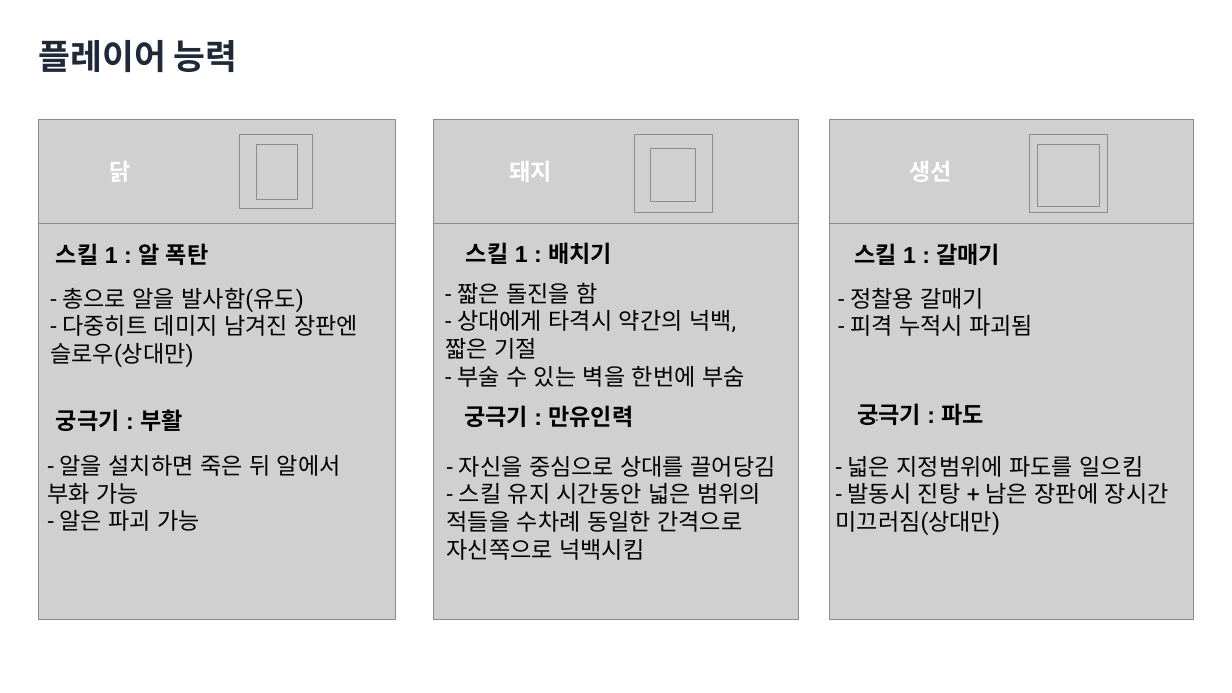
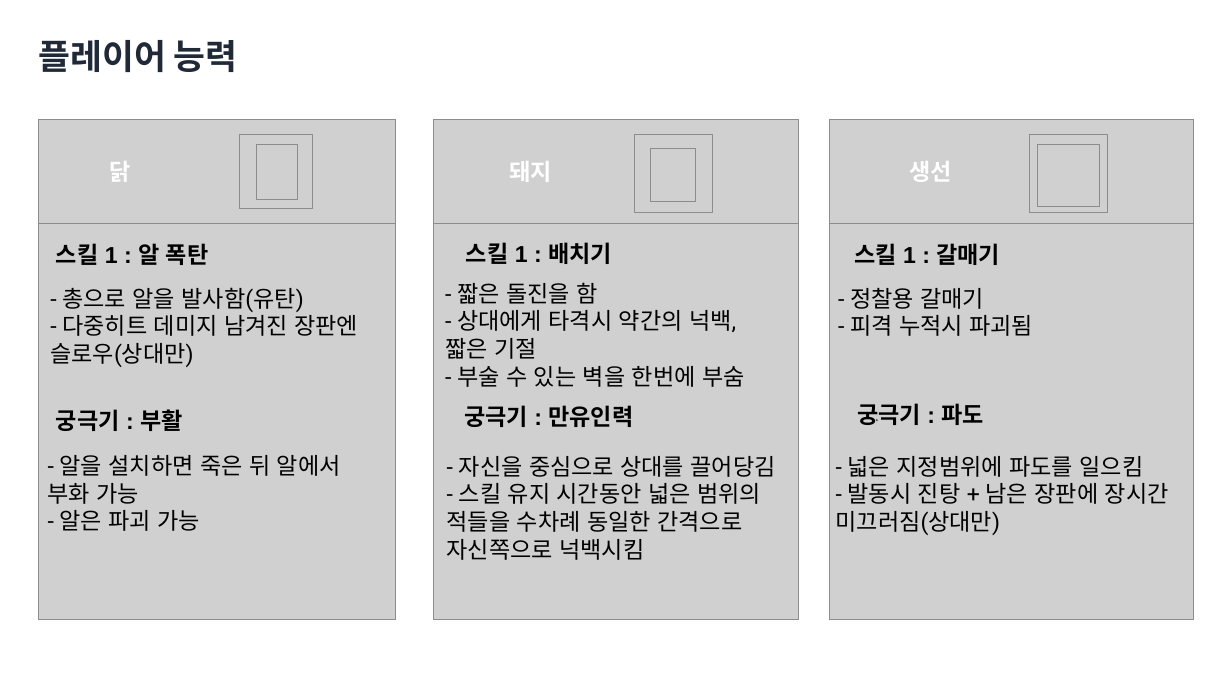
Before and after one commit to yunseo0129/2025_CapstoneGame, a slide deck: slide 10 of Design/종합설계기획.pptx. Drawn at 1232x693 pixels with LibreOffice and Linux fonts; fonts in the diff are those of the drawing; grey boxes stand for pictures; background and template pictures are left out. Boxes give left, top, right and bottom in pixels: in the first picture for what was removed or moved away, otherwise in the second. Text is boxed around its words. In the diff, an @@ line names an element or a change of style, - is before the commit and + after.

Commit message:
글씨 크기, 유도->유탄 수정

```diff
--- a/Design/종합설계기획.pptx
+++ b/Design/종합설계기획.pptx
@@ text at [62,287,304,312]: text changed @@
-- 총으로 알을 발사함(유도)
+- 총으로 알을 발사함(유탄)
```
Also in this commit, not shown: 1 other slide changed.
